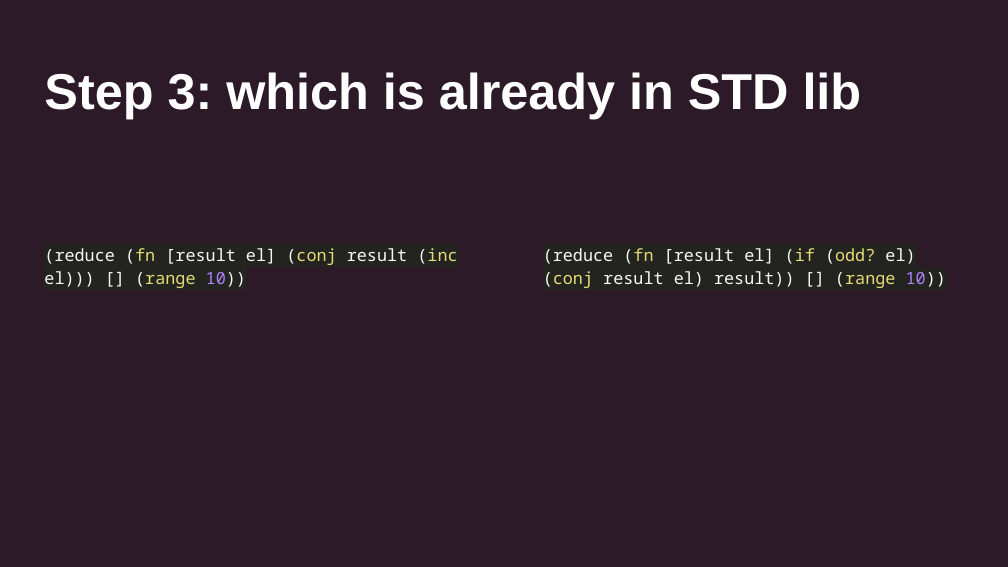
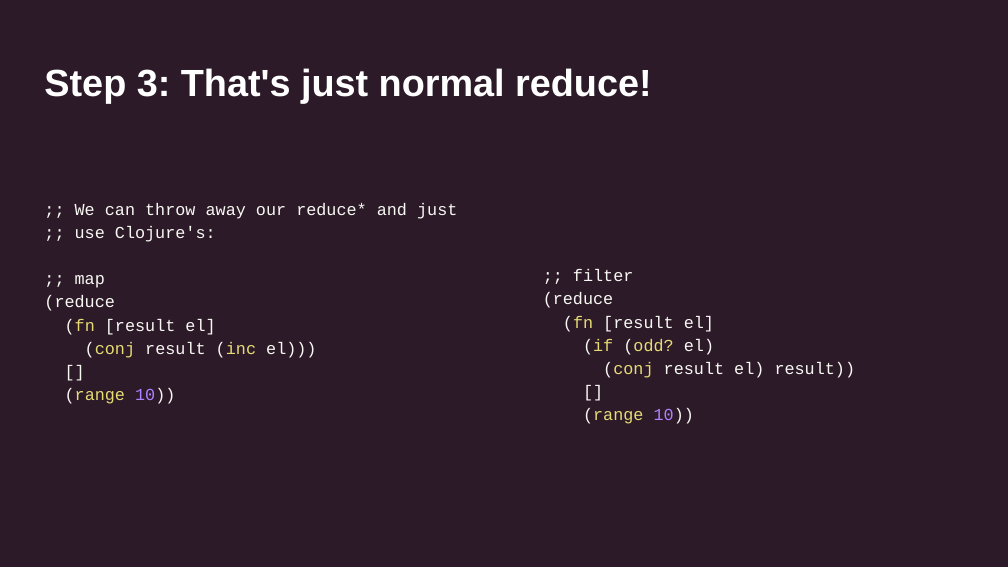
Before and after one commit to uswitch/transducers-workshop, a slide deck: slide 5 of slides/02-xducers-internals.pptx. Drawn at 1008x567 pixels with LibreOffice and Linux fonts; fonts in the diff are those of the drawing. Boxes give left, top, right and bottom in pixels: in the first picture for what was removed or moved away, otherwise in the second. Text is boxed around its words. In the diff, an @@ line names an element or a change of style, - is before the commit and + after.

```diff
--- a/slides/02-xducers-internals.pptx
+++ b/slides/02-xducers-internals.pptx
@@ title at (44,68,651,104): text changed; size 36 to 27 pt @@
-Step 3: which is already in STD lib
+Step 3: That's just normal reduce!
@@ text at (44,203,457,404): text changed; font Noto Sans Mono to Courier New @@
-(reduce (fn [result el] (conj result (inc el))) [] (range 10))
+;; We can throw away our reduce* and just
+;; use Clojure's:
+;; map
+(reduce
+(fn [result el]
+(conj result (inc el)))
+[]
+(range 10))
@@ text at (543,269,856,424): text changed; font Noto Sans Mono to Courier New @@
-(reduce (fn [result el] (if (odd? el) (conj result el) result)) [] (range 10))
+;; filter
+(reduce
+(fn [result el]
+(if (odd? el)
+(conj result el) result))
+[]
+(range 10))
```
Also in this commit, not shown: 12 other slides changed, 8 other files.
